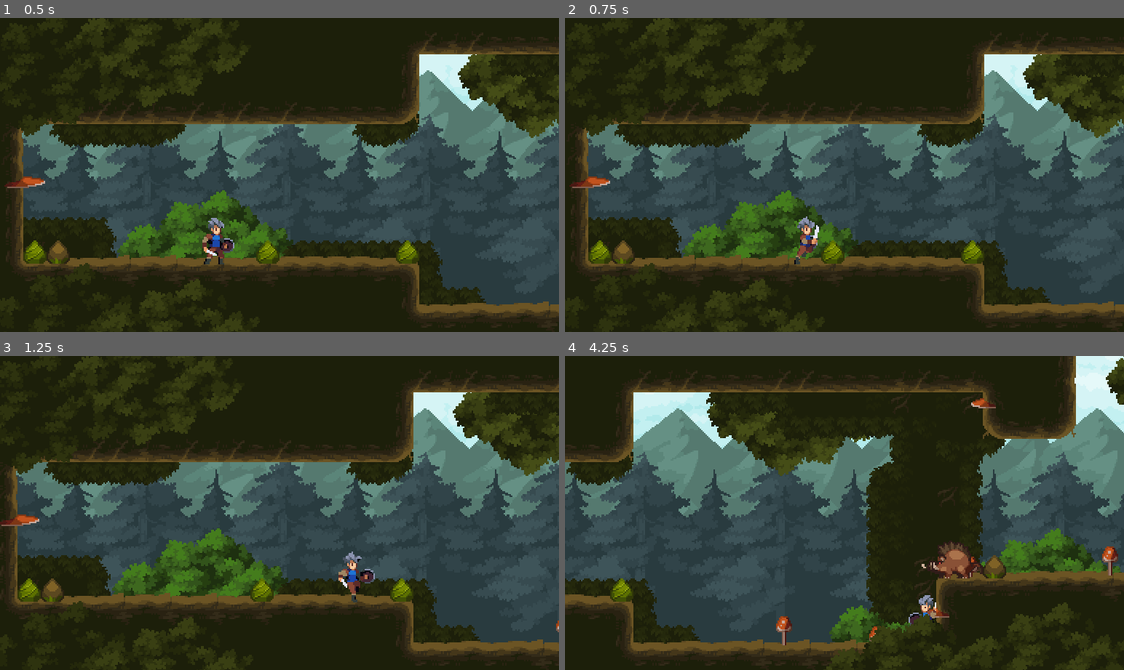
Above: before the commit, frames 1-4 (two rows, left to right).
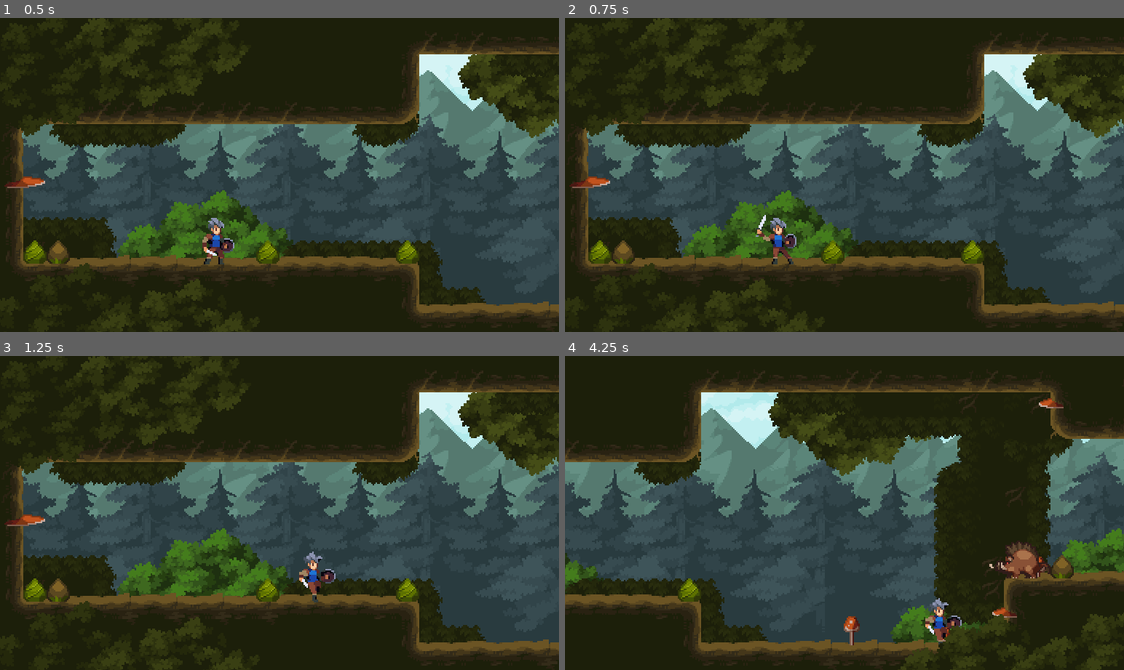
Above: after the commit, the same moments.

Repository: SunChJ/Godot_Learn
Game: Godot game, scene res://world.tscn
The game is run twice, just before and just after one commit, with the same random seed, the same clock (stepped at 60 frames per second) and the same inputs.
Inputs:
- Up to frame 1 (0.5 s): no input
- Up to frame 2 (0.75 s): tap Enter at 0.5 s; hold D (move_right) from 0.53 s (still down); hold J (attack, bound only after the commit) from 0.53 s (still down)
- Up to frame 3 (1.25 s): keep holding D (move_right); keep holding J (attack, bound only after the commit); tap Space (jump) at 0.77 s
- Up to frame 4 (4.25 s): release J (attack, bound only after the commit) at 1.28 s; tap J (attack, bound only after the commit) at 1.35, 2.85 s; tap Space (jump) at 1.52, 3.02, 3.77 s; release D (move_right) at 2.03 s; hold A (move_left) 2.03-2.78 s; hold J (attack, bound only after the commit) 2.03-2.78 s; hold D (move_right) from 2.78 s (still down); hold J (attack, bound only after the commit) from 3.53 s (still down)

Frame 1 is identical in both runs. In frame 2, 0.8% of the frame differs, in the area x 34-46%, y 62-79%; in frame 3, 9.4%; in frame 4, 41%, in the area x 0-100%, y 0-100%.

Commit message:
Attack: complete StateMachine actions of attack

Diff:
--- a/Legacy Fantasy/player.gd
+++ b/Legacy Fantasy/player.gd
@@ -8,9 +8,15 @@
 	LANDING,
 	WALL_SLIDING,
 	WALL_JUMP,
+	ATTACK_1,
+	ATTACK_2,
+	ATTACK_3,
 }
 
-const GROUND_STATE := [State.IDLE, State.RUNNING, State.LANDING]
+const GROUND_STATE := [
+	State.IDLE, State.RUNNING, State.LANDING,
+	State.ATTACK_1,State.ATTACK_2,State.ATTACK_3,
+]
 
 const RUN_SPEED := 160.0
 const FLOOR_ACCELERATION := RUN_SPEED / 0.2 # 0~RunSpeed needs 0.2s
@@ -18,8 +24,11 @@
 const JUMP_VELOCITY := -320.0 # In 2D - Y direction, jump up means -XXX
 const WALL_JUMP_VELOCITY := Vector2(380,-280)
 
+@export var can_combo := false
+
 var default_gravity := ProjectSettings.get("physics/2d/default_gravity") as float
 var is_first_tick := false
+var is_combo_requested := false
 
 @onready var graphics: Node2D = $Graphics
 @onready var animation_player: AnimationPlayer = $AnimationPlayer
@@ -38,6 +47,9 @@
 		if velocity.y < JUMP_VELOCITY / 2:
 			velocity.y = JUMP_VELOCITY / 2
 
+	if event.is_action_pressed("attack") and can_combo:
+		is_combo_requested = true
+
 func tick_physics(state: State, delta: float) -> void:
 	match state:
 		State.IDLE:
@@ -66,6 +78,9 @@
 			else:
 				move(default_gravity, delta)
 
+		State.ATTACK_1,State.ATTACK_2,State.ATTACK_3:
+			stand(default_gravity, delta)
+
 	is_first_tick = false
 
 func move(gravity: float, delta: float)	-> void:
@@ -95,21 +110,25 @@
 	if shouldJump:
 		return State.JUMP
 
+	if state in GROUND_STATE and not is_on_floor():
+		return State.FALL
+
+
 	var direction := Input.get_axis("move_left", "move_right")
 	var is_still := is_zero_approx(direction) and is_zero_approx(velocity.x)
 
 
 	match state:
 		State.IDLE:
-			if not is_on_floor():
-				return State.FALL
+			if Input.is_action_just_pressed("attack"):
+				return State.ATTACK_1
 
 			if not is_still:
 				return State.RUNNING
 
 		State.RUNNING:
-			if not is_on_floor():
-				return State.FALL
+			if Input.is_action_just_pressed("attack"):
+				return State.ATTACK_1
 			if is_still:
 				return State.IDLE
 
@@ -142,6 +161,22 @@
 				return State.WALL_SLIDING
 			if velocity.y >= 0:
 				return State.FALL
+
+		State.ATTACK_1:
+			if not animation_player.is_playing():
+				return State.ATTACK_2 if is_combo_requested else State.IDLE
+
+		State.ATTACK_2:
+			if not animation_player.is_playing():
+				return State.ATTACK_3 if is_combo_requested else State.IDLE
+
+		State.ATTACK_3:
+			if not animation_player.is_playing():
+				return State.IDLE
+
+
+
+
 	return state
 
 func transition_state(from: State, to: State) -> void:
@@ -184,5 +219,16 @@
 			velocity.x *= get_wall_normal().x
 			jump_request_timer.stop()
 
+		State.ATTACK_1:
+			animation_player.play("attack_1")
+			is_combo_requested = false
+
+		State.ATTACK_2:
+			animation_player.play("attack_2")
+			is_combo_requested = false
+
+		State.ATTACK_3:
+			animation_player.play("attack_3")
+			is_combo_requested = false
 
 	is_first_tick = true
--- a/Legacy Fantasy/player.tscn
+++ b/Legacy Fantasy/player.tscn
@@ -81,6 +81,18 @@
 "transitions": PackedFloat32Array(1),
 "update": 0,
 "values": [Vector2(0, -28)]
+}
+tracks/6/type = "value"
+tracks/6/imported = false
+tracks/6/enabled = true
+tracks/6/path = NodePath("..:can_combo")
+tracks/6/interp = 1
+tracks/6/loop_wrap = true
+tracks/6/keys = {
+"times": PackedFloat32Array(0),
+"transitions": PackedFloat32Array(1),
+"update": 1,
+"values": [false]
 }
 
 [sub_resource type="Animation" id="Animation_o0qnd"]
@@ -159,6 +171,18 @@
 "update": 0,
 "values": [Vector2(2, -23)]
 }
+tracks/6/type = "value"
+tracks/6/imported = false
+tracks/6/enabled = true
+tracks/6/path = NodePath("..:can_combo")
+tracks/6/interp = 1
+tracks/6/loop_wrap = true
+tracks/6/keys = {
+"times": PackedFloat32Array(0),
+"transitions": PackedFloat32Array(1),
+"update": 1,
+"values": [false]
+}
 
 [sub_resource type="Animation" id="Animation_vchg7"]
 resource_name = "idle"
@@ -236,6 +260,18 @@
 "update": 0,
 "values": [Vector2(0, -28)]
 }
+tracks/6/type = "value"
+tracks/6/imported = false
+tracks/6/enabled = true
+tracks/6/path = NodePath("..:can_combo")
+tracks/6/interp = 1
+tracks/6/loop_wrap = true
+tracks/6/keys = {
+"times": PackedFloat32Array(0),
+"transitions": PackedFloat32Array(1),
+"update": 1,
+"values": [false]
+}
 
 [sub_resource type="Animation" id="Animation_73egc"]
 resource_name = "jump"
@@ -313,6 +349,18 @@
 "update": 0,
 "values": [Vector2(0, -28)]
 }
+tracks/6/type = "value"
+tracks/6/imported = false
+tracks/6/enabled = true
+tracks/6/path = NodePath("..:can_combo")
+tracks/6/interp = 1
+tracks/6/loop_wrap = true
+tracks/6/keys = {
+"times": PackedFloat32Array(0),
+"transitions": PackedFloat32Array(1),
+"update": 1,
+"values": [false]
+}
 
 [sub_resource type="Animation" id="Animation_7r1f0"]
 resource_name = "landing"
@@ -388,6 +436,18 @@
 "transitions": PackedFloat32Array(1),
 "update": 0,
 "values": [Vector2(0, -28)]
+}
+tracks/6/type = "value"
+tracks/6/imported = false
+tracks/6/enabled = true
+tracks/6/path = NodePath("..:can_combo")
+tracks/6/interp = 1
+tracks/6/loop_wrap = true
+tracks/6/keys = {
+"times": PackedFloat32Array(0),
+"transitions": PackedFloat32Array(1),
+"update": 1,
+"values": [false]
 }
 
 [sub_resource type="Animation" id="Animation_sf2vn"]
@@ -466,6 +526,18 @@
 "update": 0,
 "values": [Vector2(0, -28)]
 }
+tracks/6/type = "value"
+tracks/6/imported = false
+tracks/6/enabled = true
+tracks/6/path = NodePath("..:can_combo")
+tracks/6/interp = 1
+tracks/6/loop_wrap = true
+tracks/6/keys = {
+"times": PackedFloat32Array(0),
+"transitions": PackedFloat32Array(1),
+"update": 1,
+"values": [false]
+}
 
 [sub_resource type="Animation" id="Animation_tix5v"]
 resource_name = "wall_sliding"
@@ -542,6 +614,18 @@
 "update": 0,
 "values": [Vector2(6, -23)]
 }
+tracks/6/type = "value"
+tracks/6/imported = false
+tracks/6/enabled = true
+tracks/6/path = NodePath("..:can_combo")
+tracks/6/interp = 1
+tracks/6/loop_wrap = true
+tracks/6/keys = {
+"times": PackedFloat32Array(0),
+"transitions": PackedFloat32Array(1),
+"update": 1,
+"values": [false]
+}
 
 [sub_resource type="Animation" id="Animation_hcion"]
 resource_name = "attack_1"
@@ -618,6 +702,18 @@
 "update": 1,
 "values": [false]
 }
+tracks/6/type = "value"
+tracks/6/imported = false
+tracks/6/enabled = true
+tracks/6/path = NodePath("..:can_combo")
+tracks/6/interp = 1
+tracks/6/loop_wrap = true
+tracks/6/keys = {
+"times": PackedFloat32Array(0, 0.4),
+"transitions": PackedFloat32Array(1, 1),
+"update": 1,
+"values": [false, true]
+}
 
 [sub_resource type="Animation" id="Animation_j86bb"]
 resource_name = "attack_2"
@@ -694,6 +790,18 @@
 "update": 1,
 "values": [false]
 }
+tracks/6/type = "value"
+tracks/6/imported = false
+tracks/6/enabled = true
+tracks/6/path = NodePath("..:can_combo")
+tracks/6/interp = 1
+tracks/6/loop_wrap = true
+tracks/6/keys = {
+"times": PackedFloat32Array(0, 0.1),
+"transitions": PackedFloat32Array(1, 1),
+"update": 1,
+"values": [false, true]
+}
 
 [sub_resource type="Animation" id="Animation_4jjlk"]
 resource_name = "attack_3"
@@ -765,6 +873,18 @@
 tracks/5/interp = 1
 tracks/5/loop_wrap = true
 tracks/5/keys = {
+"times": PackedFloat32Array(0),
+"transitions": PackedFloat32Array(1),
+"update": 1,
+"values": [false]
+}
+tracks/6/type = "value"
+tracks/6/imported = false
+tracks/6/enabled = true
+tracks/6/path = NodePath("..:can_combo")
+tracks/6/interp = 1
+tracks/6/loop_wrap = true
+tracks/6/keys = {
 "times": PackedFloat32Array(0),
 "transitions": PackedFloat32Array(1),
 "update": 1,
--- a/Legacy Fantasy/project.godot
+++ b/Legacy Fantasy/project.godot
@@ -44,6 +44,11 @@
 "events": [Object(InputEventKey,"resource_local_to_scene":false,"resource_name":"","device":-1,"window_id":0,"alt_pressed":false,"shift_pressed":false,"ctrl_pressed":false,"meta_pressed":false,"pressed":false,"keycode":0,"physical_keycode":32,"key_label":0,"unicode":32,"echo":false,"script":null)
 ]
 }
+attack={
+"deadzone": 0.5,
+"events": [Object(InputEventKey,"resource_local_to_scene":false,"resource_name":"","device":-1,"window_id":0,"alt_pressed":false,"shift_pressed":false,"ctrl_pressed":false,"meta_pressed":false,"pressed":false,"keycode":0,"physical_keycode":74,"key_label":0,"unicode":74,"echo":false,"script":null)
+]
+}
 
 [layer_names]
 
